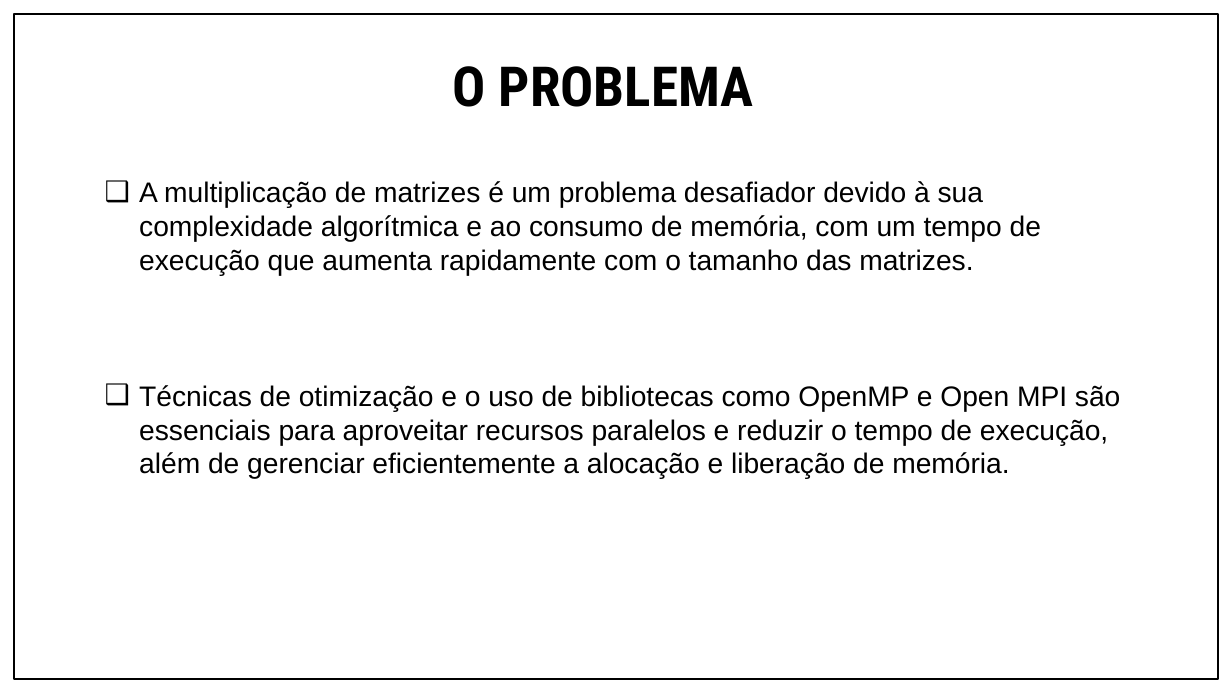
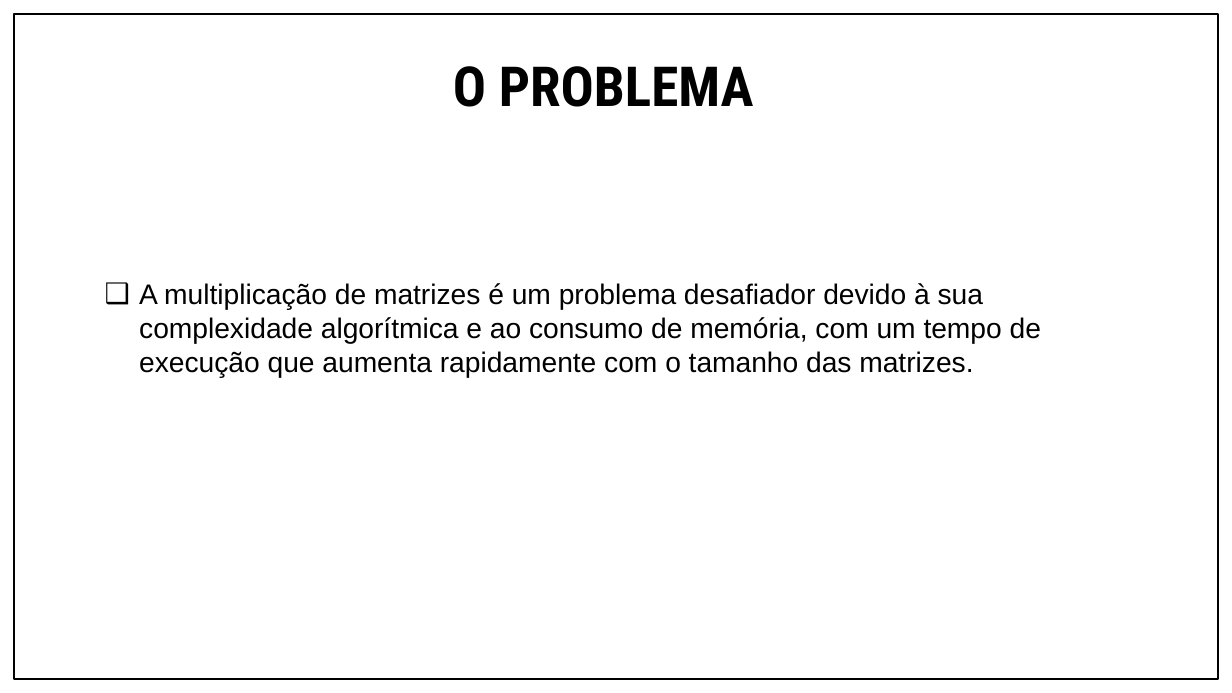
Before and after one commit to IgorTorquatto/Programacao_Concorrente, a slide deck: slide 2 of Projeto_Final/Implementação/Multiplicação_Matrizes.pptx. Drawn at 1232x693 pixels with LibreOffice and Linux fonts; fonts in the diff are those of the drawing. Boxes give left, top, right and bottom in pixels: in the first picture for what was removed or moved away, otherwise in the second. Text is boxed around its words. In the diff, an @@ line names an element or a change of style, - is before the commit and + after.

```diff
--- a/Projeto_Final/Implementação/Multiplicação_Matrizes.pptx
+++ b/Projeto_Final/Implementação/Multiplicação_Matrizes.pptx
@@ subtitle at [139,385,1120,479]: paragraph removed @@
-❑ Técnicas de otimização e o uso de bibliotecas como OpenMP e Open MPI são essenciais para aproveitar recursos paralelos e reduzir o tempo de execução, além de gerenciar eficientemente a alocação e liberação de memória.
```
Also in this commit, not shown: 1 other slide changed, 1 other file.
